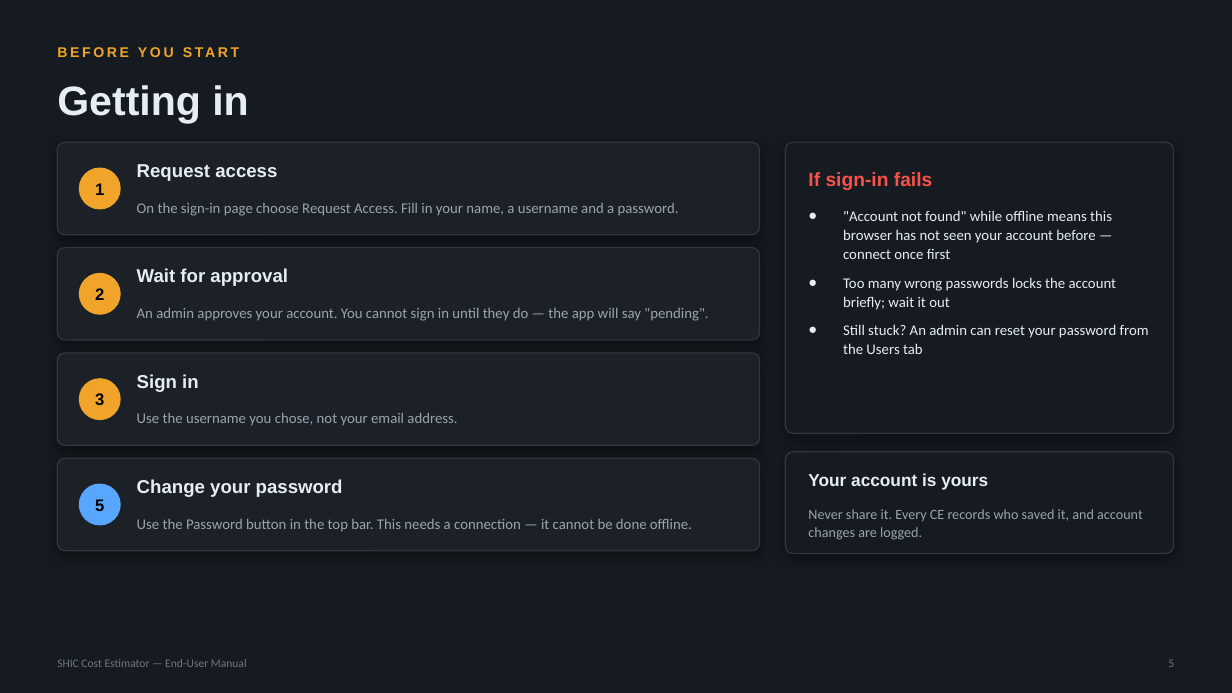
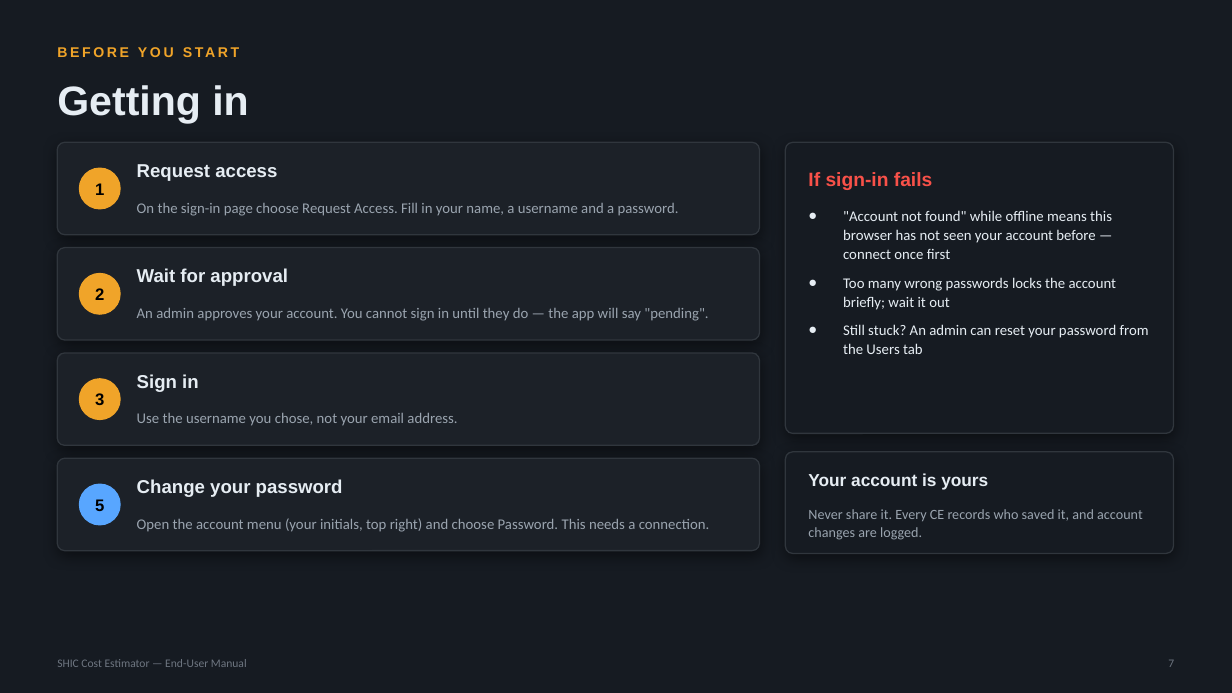
Before and after one commit to SYNERCORE/CostEstimation, a slide deck: slide 7 of docs/SHIC-Cost-Estimator-User-Manual.pptx (slide 5 before the commit). Drawn at 1232x693 pixels with LibreOffice and Linux fonts; fonts in the diff are those of the drawing. Boxes give left, top, right and bottom in pixels: in the first picture for what was removed or moved away, otherwise in the second. Text is boxed around its words. In the diff, an @@ line names an element or a change of style, - is before the commit and + after.

```diff
--- a/docs/SHIC-Cost-Estimator-User-Manual.pptx
+++ b/docs/SHIC-Cost-Estimator-User-Manual.pptx
@@ text at <box>137,518,710,532</box>: text changed @@
-Use the Password button in the top bar. This needs a connection — it cannot be done offline.
+Open the account menu (your initials, top right) and choose Password. This needs a connection.
@@ text at <box>1168,660,1174,667</box>: text changed @@
-5
+7
```
Also in this commit, not shown: 32 other slides changed, 7 slides added.
